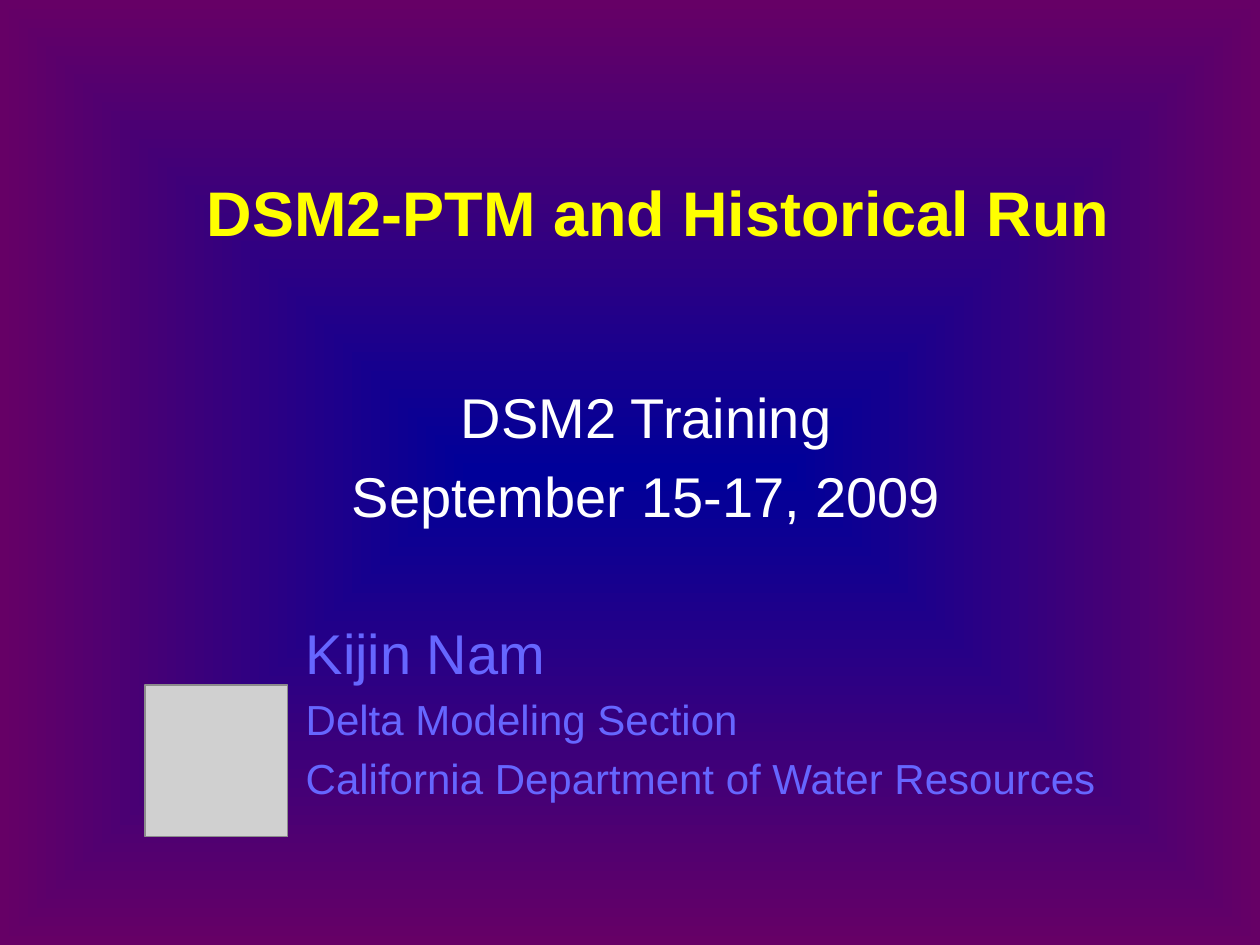
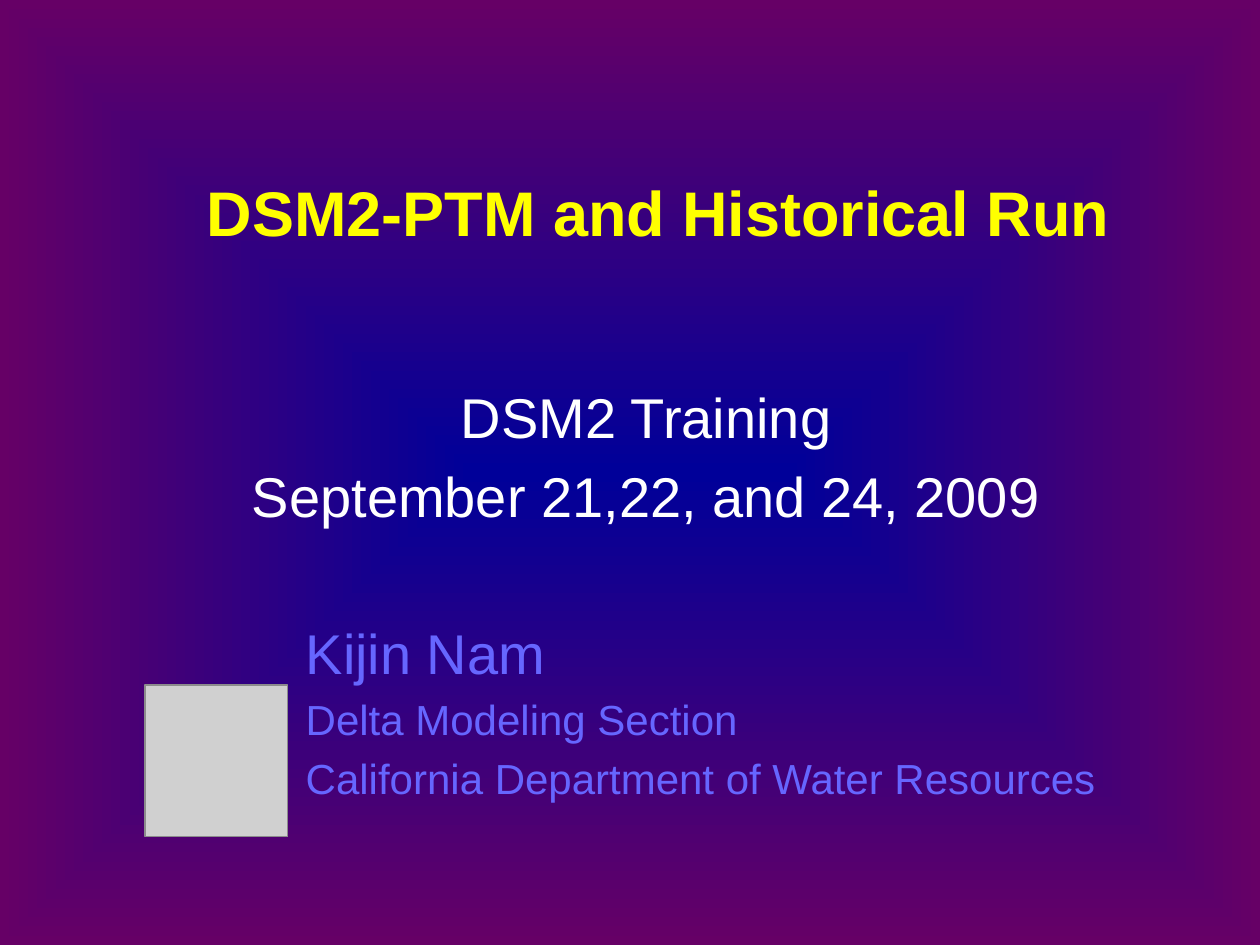
Before and after one commit to CADWRDeltaModeling/dsm2, a slide deck: slide 1 of dsm2/presentations/d2_ptm.pptx. Drawn at 1260x945 pixels with LibreOffice and Linux fonts; fonts in the diff are those of the drawing; grey boxes stand for pictures. Boxes give left, top, right and bottom in pixels: in the first picture for what was removed or moved away, otherwise in the second. Text is boxed around its words. In the diff, an @@ line names an element or a change of style, - is before the commit and + after.

Commit message:
Typo corrections and minor changes are made in the PTM slides.

Former-commit-id: c176362f5e04abba1a424de7edad85d437c87746

```diff
--- a/dsm2/presentations/d2_ptm.pptx
+++ b/dsm2/presentations/d2_ptm.pptx
@@ subtitle at box(252, 476, 1040, 528): text changed @@
-September 15-17, 2009
+September 21,22, and 24, 2009
```
Also in this commit, not shown: 5 other slides changed.
